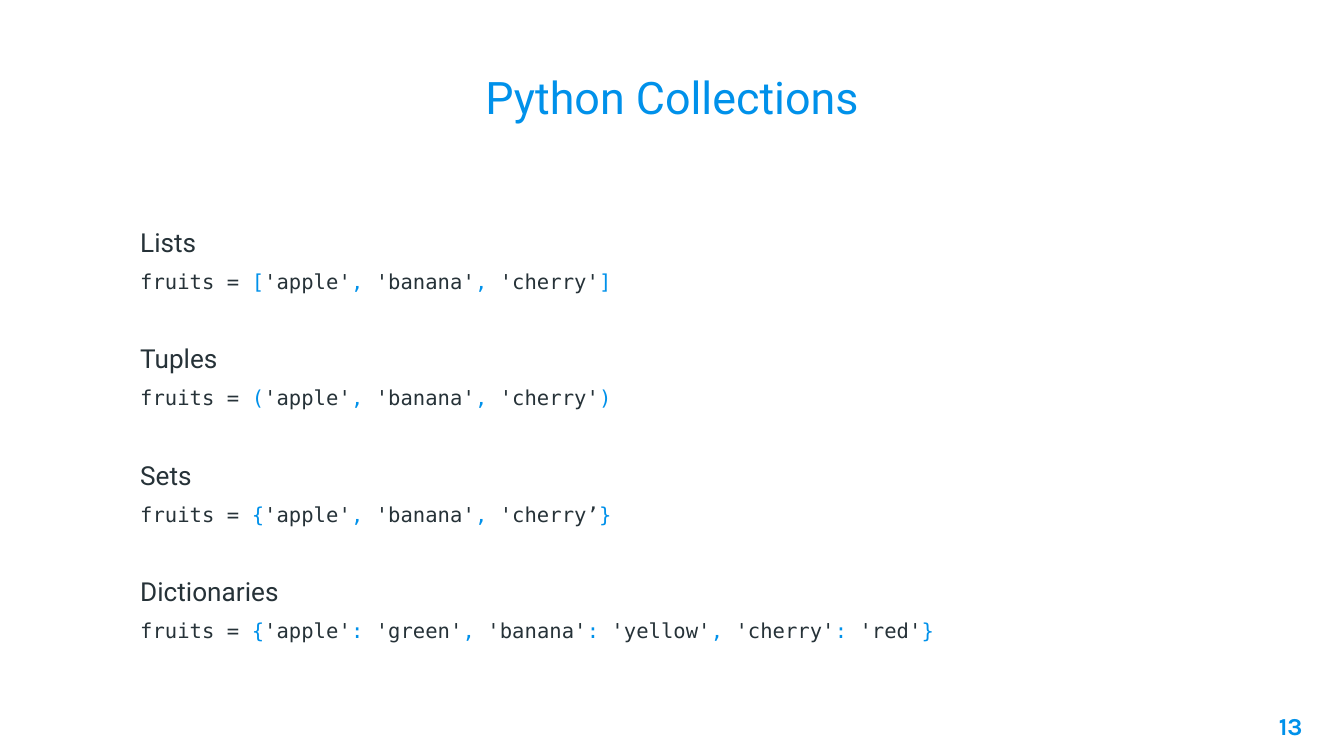
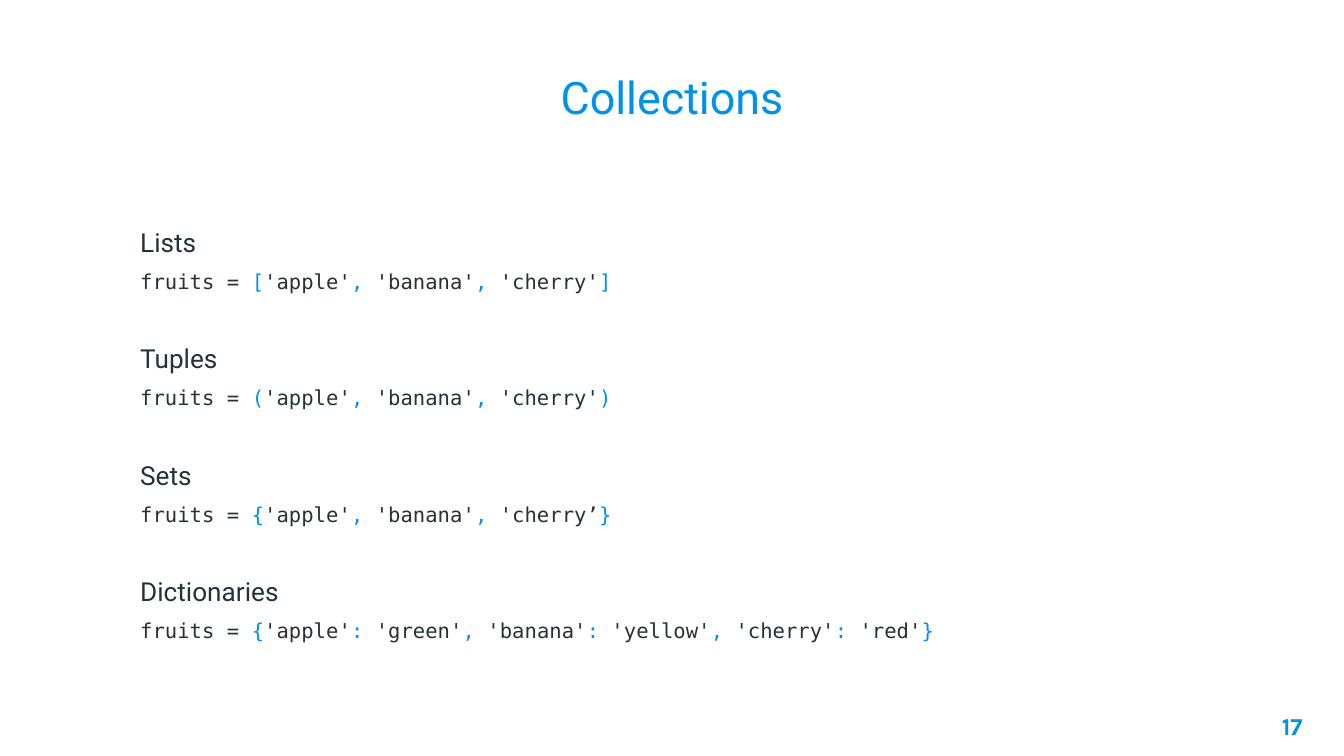
Before and after one commit to AleeRezaa/learn-python, a slide deck: slide 17 of Python.pptx (slide 13 before the commit). Drawn at 1344x756 pixels with LibreOffice and Linux fonts; fonts in the diff are those of the drawing; background and template pictures are left out. Boxes give left, top, right and bottom in pixels: in the first picture for what was removed or moved away, otherwise in the second. Text is boxed around its words. In the diff, an @@ line names an element or a change of style, - is before the commit and + after.

```diff
--- a/Python.pptx
+++ b/Python.pptx
@@ title at [561,80,784,115]: text changed @@
-Python Collections
+Collections
@@ page number at [1282,719,1303,735]: text changed @@
-13
+17
```
Also in this commit, not shown: 35 other slides changed, 4 slides added, 1 slide removed.
